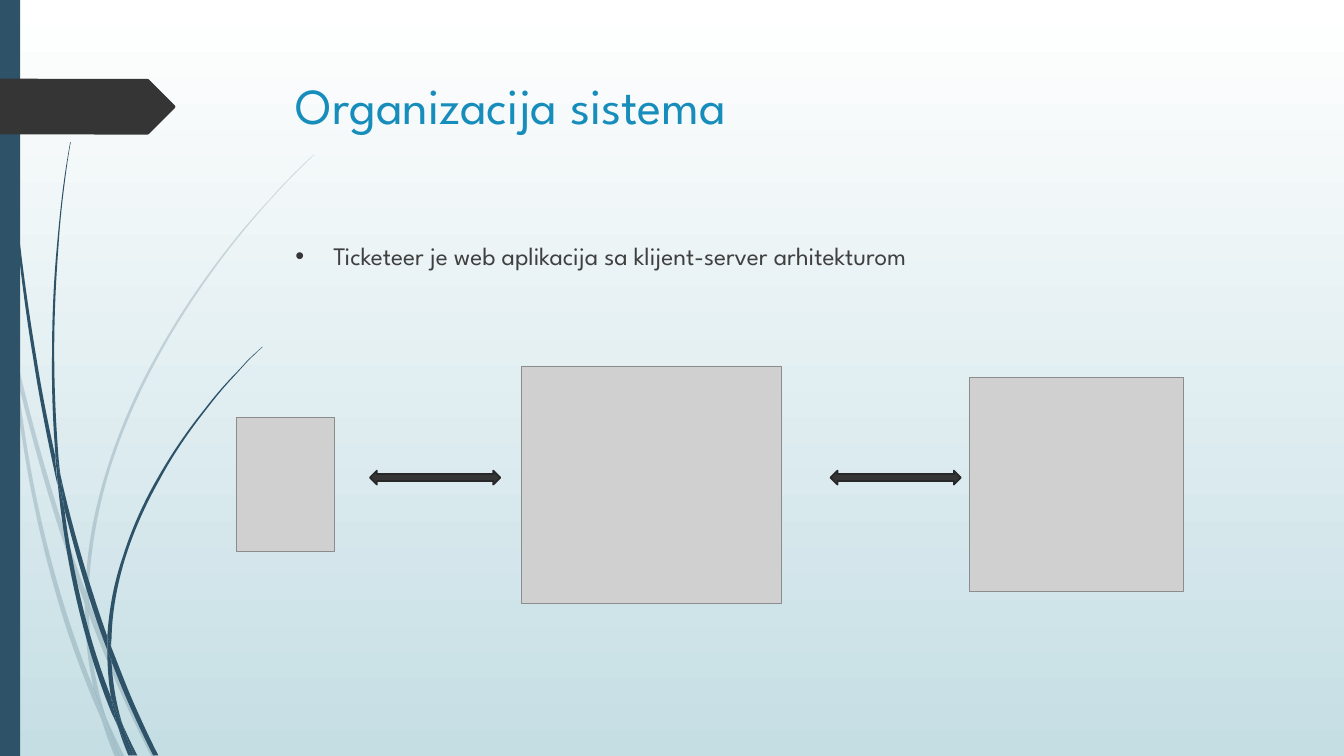
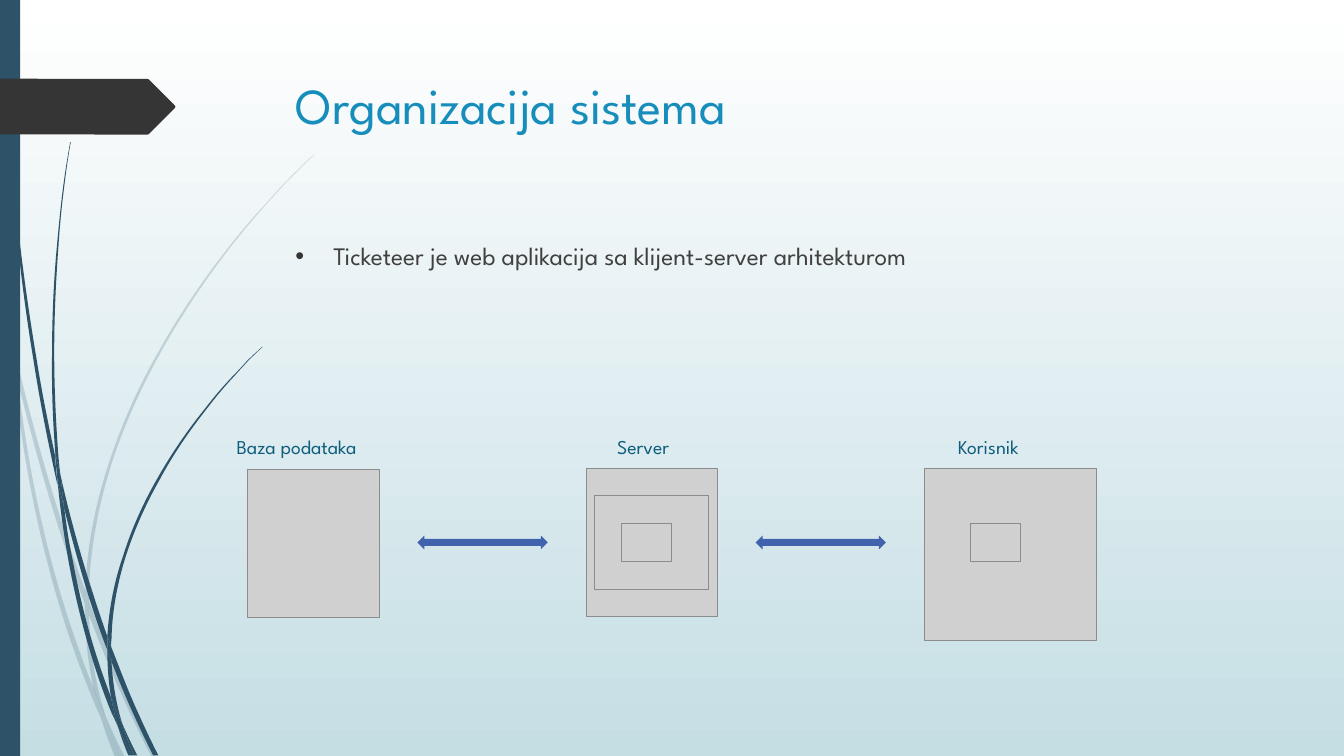
Before and after one commit to BNikola/ticketeer_old, a slide deck: slide 5 of Ticketeer.pptx. Drawn at 1344x756 pixels with LibreOffice and Linux fonts; fonts in the diff are those of the drawing; grey boxes stand for pictures. Boxes give left, top, right and bottom in pixels: in the first picture for what was removed or moved away, otherwise in the second. Text is boxed around its words. In the diff, an @@ line names an element or a change of style, - is before the commit and + after.

```diff
--- a/Ticketeer.pptx
+++ b/Ticketeer.pptx
@@ picture removed at (522, 366, 782, 603) @@
@@ picture removed at (970, 377, 1184, 592) @@
@@ picture removed at (237, 417, 334, 552) @@
@@ text added at (237, 440, 357, 458), 14 pt, text #0F5E7C @@
+Baza podataka
@@ text added at (617, 441, 669, 455), 14 pt, text #0F5E7C @@
+Server
@@ text added at (958, 440, 1019, 455), 14 pt, text #0F5E7C @@
+Korisnik
@@ picture added at (248, 470, 379, 618) @@
@@ picture added at (586, 469, 717, 617) @@
@@ picture added at (925, 469, 1097, 641) @@
@@ picture added at (595, 496, 709, 589) @@
@@ left right arrow: place and size @@
-left right arrow at (370, 471, 500, 485)
+left right arrow at (417, 535, 547, 549)
@@ left right arrow at (417, 535, 547, 549): fill #353535 to #4162AD; outline #272727 1.25 pt to none @@
@@ picture added at (622, 523, 671, 561) @@
@@ left right arrow at (756, 535, 886, 549): fill #353535 to #4162AD; outline #272727 1.25 pt to none @@
@@ left right arrow: place and size @@
-left right arrow at (831, 471, 961, 485)
+left right arrow at (756, 535, 886, 549)
@@ picture added at (971, 523, 1020, 561) @@
```
Also in this commit, not shown: 5 other slides changed, 3 slides added, 4 slides removed, 22 other files.
